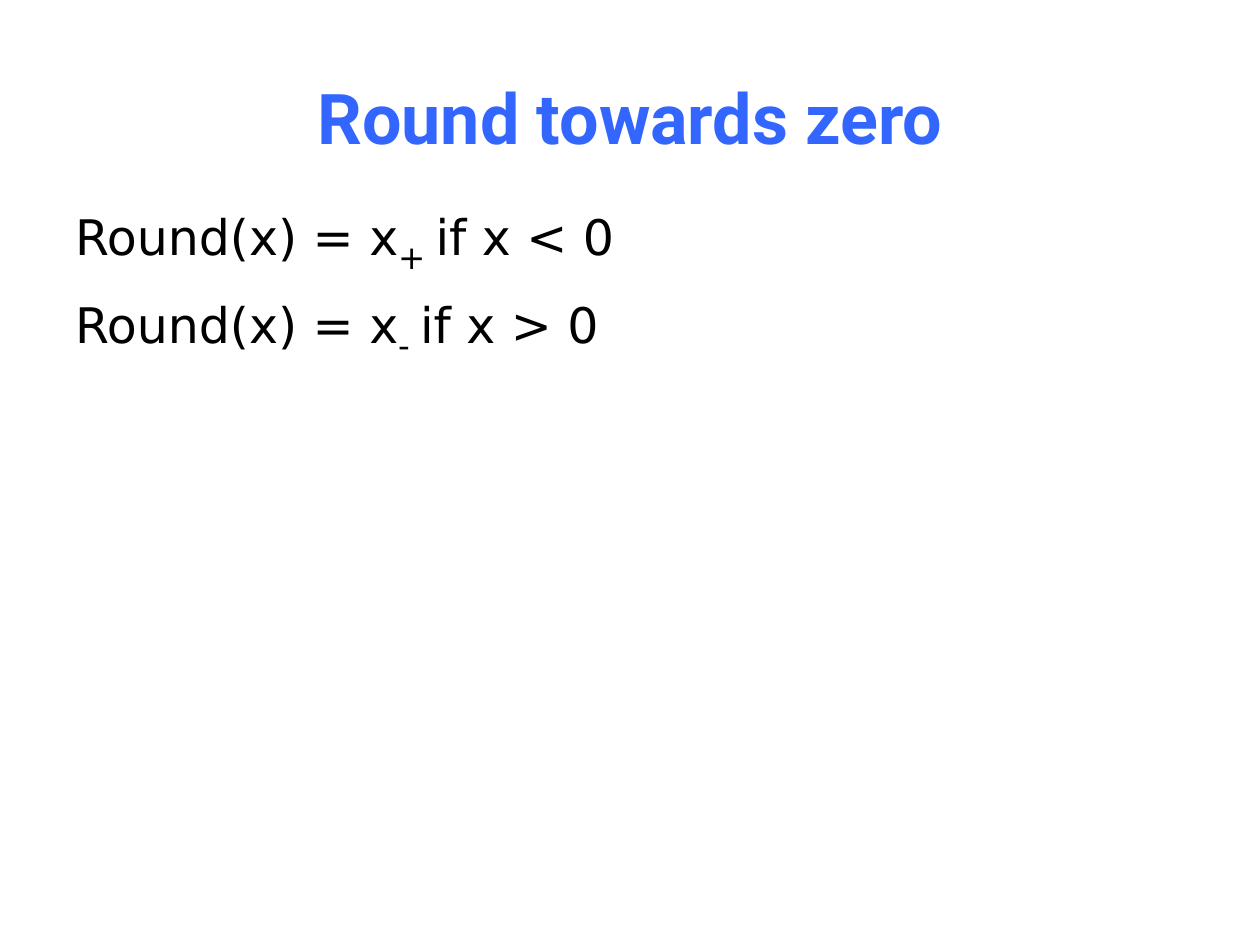
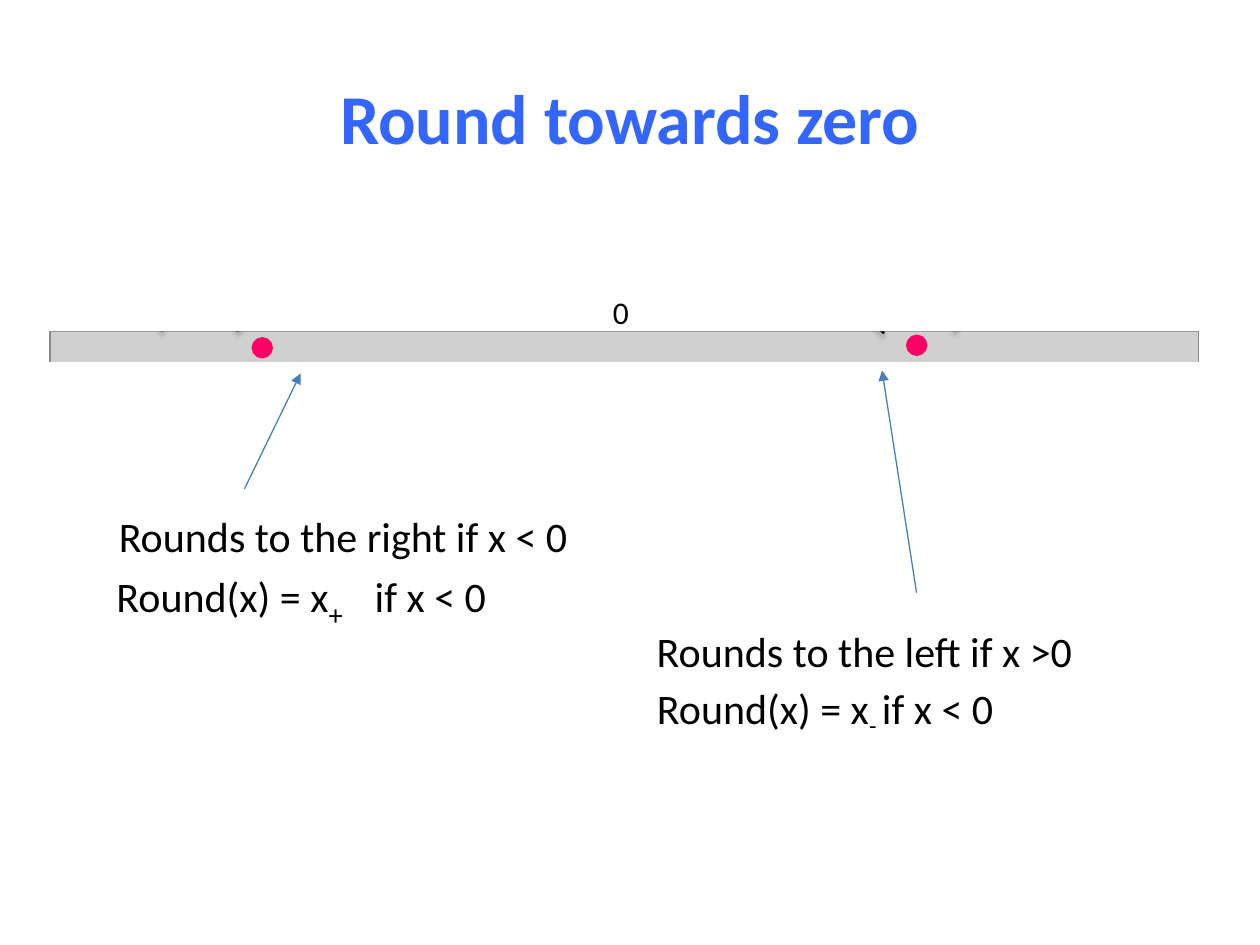
Before and after one commit to NYU-CSO/nyu-cso.github.io, a slide deck: slide 34 of notes/03-floats.pptx (slide 71 before the commit). Drawn at 1260x945 pixels with LibreOffice and Linux fonts; fonts in the diff are those of the drawing; grey boxes stand for pictures. Boxes give left, top, right and bottom in pixels: in the first picture for what was removed or moved away, otherwise in the second. Text is boxed around its words. In the diff, an @@ line names an element or a change of style, - is before the commit and + after.

```diff
--- a/notes/03-floats.pptx
+++ b/notes/03-floats.pptx
@@ title "Round towards zero" at (340,95,919,145): font Roboto to Calibri @@
@@ rectangle added at (0,170,1260,331), fill #FFFFFF @@
@@ group added at (50,289,1200,484): 4 lines, 1 picture @@
@@ text at (75,305,598,350): paragraph removed @@
-Round(x) = x- if x > 0
@@ text added at (613,303,629,325), 18 pt, text #000000 @@
+0
@@ ellipse added at (253,339,271,357), fill #FF0066, outline #FF0066 2.25 pt @@
@@ ellipse added at (908,336,926,354), fill #FF0066, outline #FF0066 2.25 pt @@
@@ rectangle added at (0,362,1260,523), fill #FFFFFF @@
@@ arrow added from (244, 489) to (301, 373), #4B7EBC 0.75 pt @@
@@ arrow added from (916, 592) to (882, 370), #4B7EBC 0.75 pt @@
@@ text added at (119,522,567,560), 24 pt, text #000000 @@
+Rounds to the right if x < 0
@@ text "Round(x) = x+ if x ...": place and size @@
-text "Round(x) = x+ if x ..." at (75,217,614,350)
+text "Round(x) = x+ if x ..." at (116,581,486,618)
@@ text "Round(x) = x+ if x ..." at (116,581,486,618): size 28 to 24 pt, font DejaVu Sans to Calibri; size 32 to 28 pt in "x+" @@
@@ text added at (657,637,1072,668), 24 pt, text #000000 @@
+Rounds to the left if x >0
@@ text added at (657,693,993,730), 24 pt, text #000000 @@
+Round(x) = x- if x < 0
```
Also in this commit, not shown: 37 other slides changed, 9 slides added, 51 slides removed, 2 other files.
